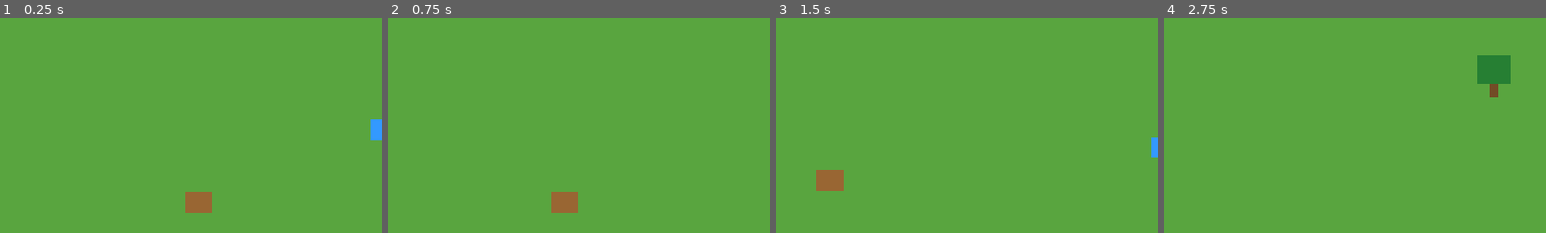
Above: before the commit, frames 1-4 (left to right).
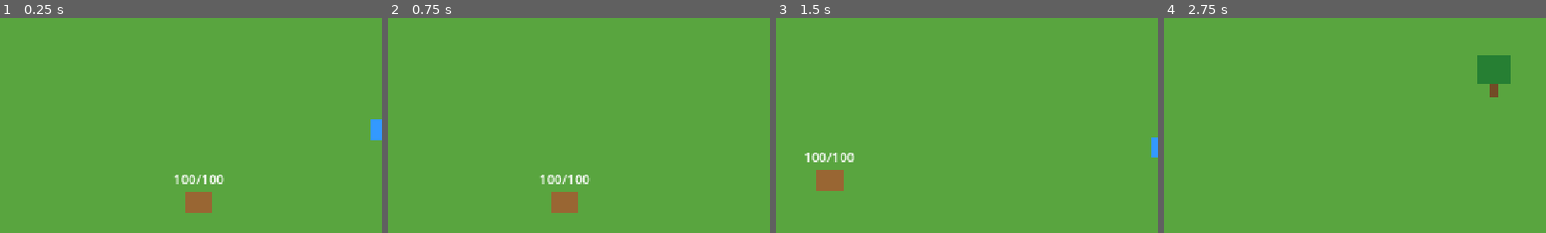
Above: after the commit, the same moments.

Repository: kimtuna/test_game
Game: Godot game, scene res://scenes/Main.tscn
The game is run twice, just before and just after one commit, with the same random seed, the same clock (stepped at 60 frames per second) and the same inputs.
Inputs:
- Up to frame 1 (0.25 s): no input
- Up to frame 2 (0.75 s): tap Enter (ui_accept) at 0.5 s; hold Right (ui_right) from 0.53 s (still down)
- Up to frame 3 (1.5 s): tap Enter (ui_accept) at 0.77 s; release Right (ui_right) at 1.28 s; hold Down (ui_down) from 1.28 s (still down)
- Up to frame 4 (2.75 s): tap Enter (ui_accept) at 1.52 s; release Down (ui_down) at 2.03 s; hold Right (ui_right) from 2.03 s (still down)
The pictures show only the part of the screen within x 0-50%, y 24-74%; the shares and areas given below are measured in that part.

The runs differ from the first frame. In frame 1, 0.4% of the frame differs, in the area x 45-59%, y 72-78%; in frame 2, 0.4%; in frame 3, 0.4%; in frame 4, nothing differs.

Commit message:
feat: 사냥 가능한 동물 체력 표시 UI 추가 - Animal 위에 떠 있는 Label로 현재 체력/최대 체력(N/100)을 실시간 표시, 공격할 때마다 갱신 (status.md #18의 다음 후보 중 체력 UI 선택), 헤드리스 테스트로 검증

Diff:
--- a/scenes/Animal.tscn
+++ b/scenes/Animal.tscn
@@ -13,3 +13,11 @@
 
 [node name="CollisionShape2D" type="CollisionShape2D" parent="."]
 shape = SubResource("CircleShape2D_1")
+
+[node name="HealthLabel" type="Label" parent="."]
+offset_left = -40.0
+offset_top = -66.0
+offset_right = 40.0
+offset_bottom = -36.0
+horizontal_alignment = 1
+theme_override_font_sizes/font_size = 20
--- a/scripts/animal.gd
+++ b/scripts/animal.gd
@@ -14,12 +14,14 @@
 var player_nearby: CharacterBody2D = null
 
 @onready var sprite: Sprite2D = $Sprite2D
+@onready var health_label: Label = $HealthLabel
 
 func _ready() -> void:
 	add_to_group("harvestable")
 	body_entered.connect(_on_body_entered)
 	body_exited.connect(_on_body_exited)
 	sprite.texture = _create_animal_texture()
+	_update_health_label()
 
 func _on_body_entered(body: Node2D) -> void:
 	if body.is_in_group("player"):
@@ -40,6 +42,11 @@
 		print("동물을 사냥했다: 고기 x1")
 		harvested.emit("고기", 1)
 		queue_free()
+		return
+	_update_health_label()
+
+func _update_health_label() -> void:
+	health_label.text = "%d/%d" % [health, MAX_HEALTH]
 
 func _create_animal_texture() -> ImageTexture:
 	var image := Image.create(40, 32, false, Image.FORMAT_RGBA8)
--- a/tests/animal_hunt_headless_test.gd
+++ b/tests/animal_hunt_headless_test.gd
@@ -36,6 +36,7 @@
 		ok = false
 
 	# 체력이 0 이하가 될 때까지 반복 공격 (MAX_HEALTH=100, ATTACK_DAMAGE=34 -> 3회).
+	var health_label: Label = animal.get_node("HealthLabel")
 	var hits := 0
 	while is_instance_valid(animal) and animal.is_inside_tree() and hits < 10:
 		Input.action_press("ui_accept")
@@ -43,6 +44,9 @@
 		Input.action_release("ui_accept")
 		await process_frame
 		hits += 1
+		if hits == 1 and health_label.text != "66/100":
+			push_error("FAIL: 1회 공격 후 체력 라벨이 기대한 값(66/100)이 아님 (실제: %s)" % health_label.text)
+			ok = false
 
 	if is_instance_valid(animal) and animal.is_inside_tree():
 		push_error("FAIL: 반복 공격했는데도 동물이 사냥되지 않음")
